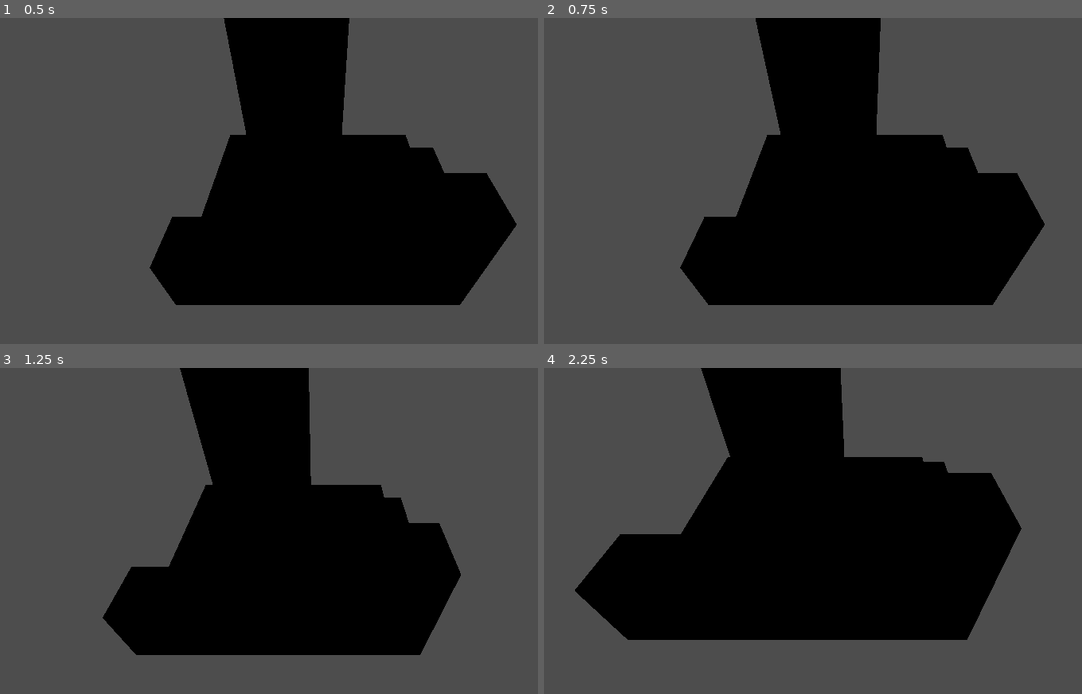
Above: before the commit, frames 1-4 (two rows, left to right).
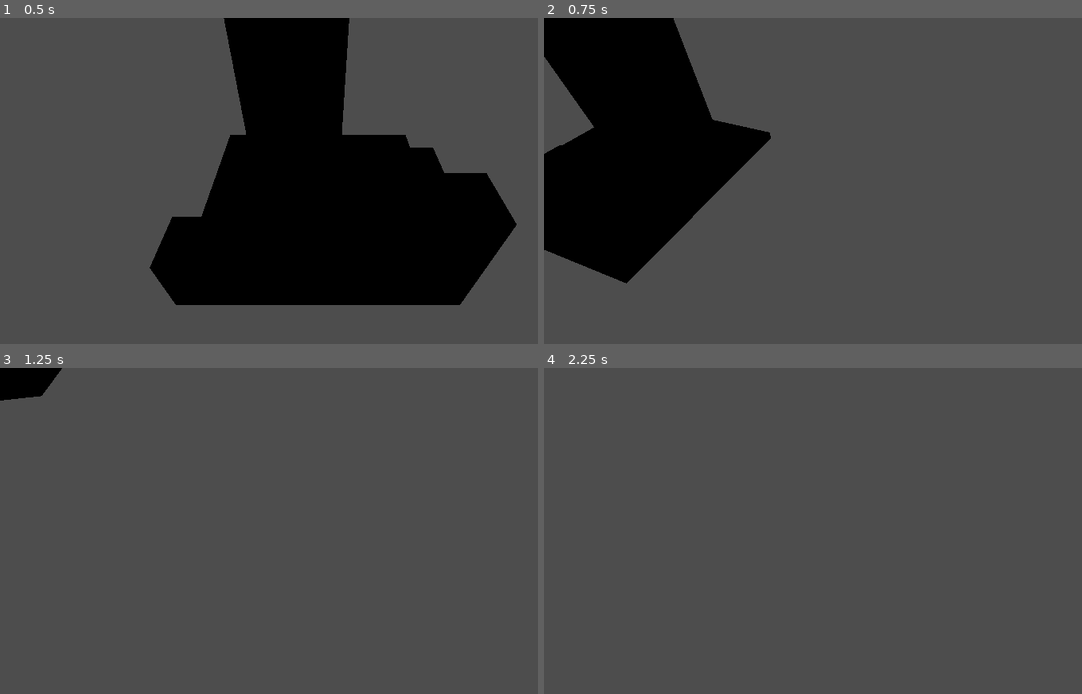
Above: after the commit, the same moments.

Repository: TomMurray/ld54
Game: Godot game, scene res://scenes/levels/test_level.tscn
The game is run twice, just before and just after one commit, with the same random seed, the same clock (stepped at 60 frames per second) and the same inputs.
Inputs (mouse positions are in pixels of both pictures, inside the frame that each line leads up to):
- Up to frame 1 (0.5 s): no input
- Up to frame 2 (0.75 s): tap Enter at 0.5 s; move the mouse to (1001, 177) at 0.52 s; hold D (move_right) from 0.53 s (still down); hold Q (rotate_anticlockwise, bound only after the commit) from 0.53 s (still down); click (1001, 177) at 0.67 s
- Up to frame 3 (1.25 s): keep holding D (move_right); keep holding Q (rotate_anticlockwise, bound only after the commit); tap E (rotate_clockwise, bound only after the commit) at 0.8 s
- Up to frame 4 (2.25 s): move the mouse to (732, 563) at 1.27 s; release D (move_right) at 1.28 s; release Q (rotate_anticlockwise, bound only after the commit) at 1.28 s; hold S (move_backward) 1.28-2.03 s; tap E (rotate_clockwise, bound only after the commit) at 1.35 s; tap Q (rotate_anticlockwise, bound only after the commit) at 1.55 s; move the mouse to (925, 469) at 2.02 s; hold D (move_right) from 2.03 s (still down); hold E (rotate_clockwise, bound only after the commit) from 2.03 s (still down); tap Mouse wheel up (zoom_in) at 2.1 s

Frame 1 is identical in both runs. In frame 2, 57% of the frame differs, in the area x 0-94%, y 0-89%; in frame 3, 36%; in frame 4, 43%.

Commit message:
Introduce a way to rotate the camera

Diff:
--- a/project.godot
+++ b/project.godot
@@ -47,3 +47,13 @@
 "events": [Object(InputEventMouseButton,"resource_local_to_scene":false,"resource_name":"","device":-1,"window_id":0,"a …(253 unchanged characters)…
 ]
 }
+rotate_clockwise={
+"deadzone": 0.5,
+"events": [Object(InputEventKey,"resource_local_to_scene":false,"resource_name":"","device":-1,"window_id":0,"alt_pressed":false,"shift_pressed":false,"ctrl_pressed":false,"meta_pressed":false,"pressed":false,"keycode":0,"physical_keycode":69,"key_label":0,"unicode":101,"echo":false,"script":null)
+]
+}
+rotate_anticlockwise={
+"deadzone": 0.5,
+"events": [Object(InputEventKey,"resource_local_to_scene":false,"resource_name":"","device":-1,"window_id":0,"alt_pressed":false,"shift_pressed":false,"ctrl_pressed":false,"meta_pressed":false,"pressed":false,"keycode":0,"physical_keycode":81,"key_label":0,"unicode":113,"echo":false,"script":null)
+]
+}
--- a/scenes/levels/test_level.tscn
+++ b/scenes/levels/test_level.tscn
@@ -67,4 +67,5 @@
 
 [node name="Camera3D" type="Camera3D" parent="player_controller"]
 transform = Transform3D(-1, 6.18173e-08, -6.18172e-08, 0, 0.707107, 0.707107, 8.74228e-08, 0.707107, -0.707107, 0, 5, -5)
+current = true
 fov = 60.0
--- a/scripts/player_controller.gd
+++ b/scripts/player_controller.gd
@@ -2,6 +2,7 @@
 extends Node3D
 
 @export var move_speed_per_sec : float = 30.0
+@export var rotate_deg_per_sec : float = 100.0
 @export var max_zoom : float = 0.2
 @export var min_zoom : float = 2.0
 @export var zoom_step : float = 0.1
@@ -14,32 +15,37 @@
 		zoom += (event as InputEventMouseButton).factor * zoom_step
 	elif event.is_action("zoom_in"):
 		zoom -= (event as InputEventMouseButton).factor * zoom_step
-	zoom = clamp(zoom, max_zoom, min_zoom)
 	cam.position = cam_offset_original * zoom
 
 # Called every frame. 'delta' is the elapsed time since the previous frame.
 func _process(delta):
-	var pos_delta = Vector3.ZERO
-	if Input.is_action_pressed("move_left"):
-		pos_delta.x -= 1.0
-	if Input.is_action_pressed("move_right"):
-		pos_delta.x += 1.0
-	if Input.is_action_pressed("move_forward"):
-		pos_delta.z -= 1.0
-	if Input.is_action_pressed("move_backward"):
-		pos_delta.z += 1.0
-	pos_delta = pos_delta.normalized() * delta
+	if not Engine.is_editor_hint():
+		var pos_delta = Vector3.ZERO
+		if Input.is_action_pressed("move_left"):
+			pos_delta.x -= 1.0
+		if Input.is_action_pressed("move_right"):
+			pos_delta.x += 1.0
+		if Input.is_action_pressed("move_forward"):
+			pos_delta.z -= 1.0
+		if Input.is_action_pressed("move_backward"):
+			pos_delta.z += 1.0
+		pos_delta = pos_delta.normalized() * move_speed_per_sec * delta
 
-	# This slightly arcane looking statement means:
-	# Take the vector representing the way the camera is looking
-	# and slide it along a flat plane, which has the effect of removing
-	# any rotation that would face it down or upwards
-	var flattened_x_basis = -transform.basis.x.slide(Vector3.UP)
-	var flattened_z_basis = -transform.basis.z.slide(Vector3.UP)
-	print("Flattened z basis? %s" % flattened_z_basis)
-	pos_delta = pos_delta.x * flattened_x_basis + pos_delta.z * flattened_z_basis
+		var rotation_delta = 0.0
+		if Input.is_action_pressed("rotate_anticlockwise"):
+			rotation_delta += 1.0
+		elif Input.is_action_pressed("rotate_clockwise"):
+			rotation_delta -= 1.0
 
-	position += pos_delta
+		# This slightly arcane looking statement means:
+		# Take the vector representing the way the camera is looking
+		# and slide it along a flat plane, which has the effect of removing
+		# any rotation that would face it down or upwards
+		var flattened_x_basis = -transform.basis.x.slide(Vector3.UP)
+		var flattened_z_basis = -transform.basis.z.slide(Vector3.UP)
+		pos_delta = pos_delta.x * flattened_x_basis + pos_delta.z * flattened_z_basis
 
+		position += pos_delta
+		rotate(Vector3.UP, deg_to_rad(rotation_delta * rotate_deg_per_sec * delta))
 
 	cam.look_at(position)
